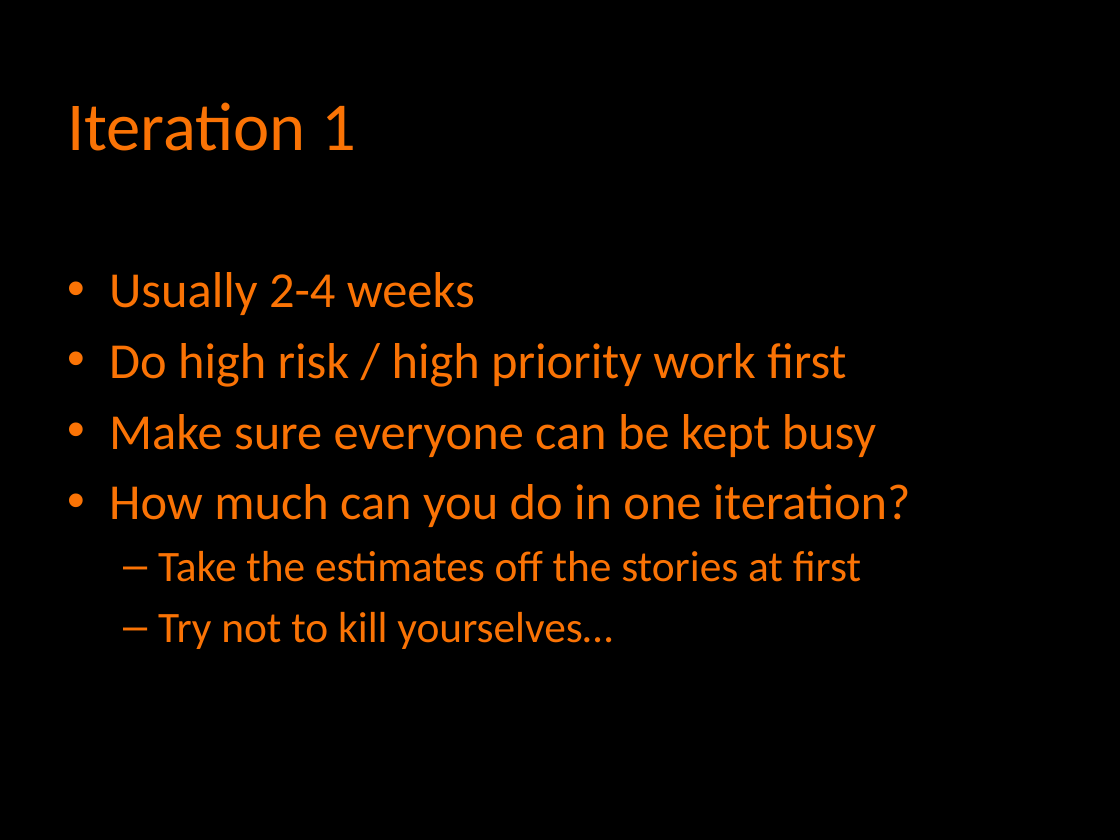
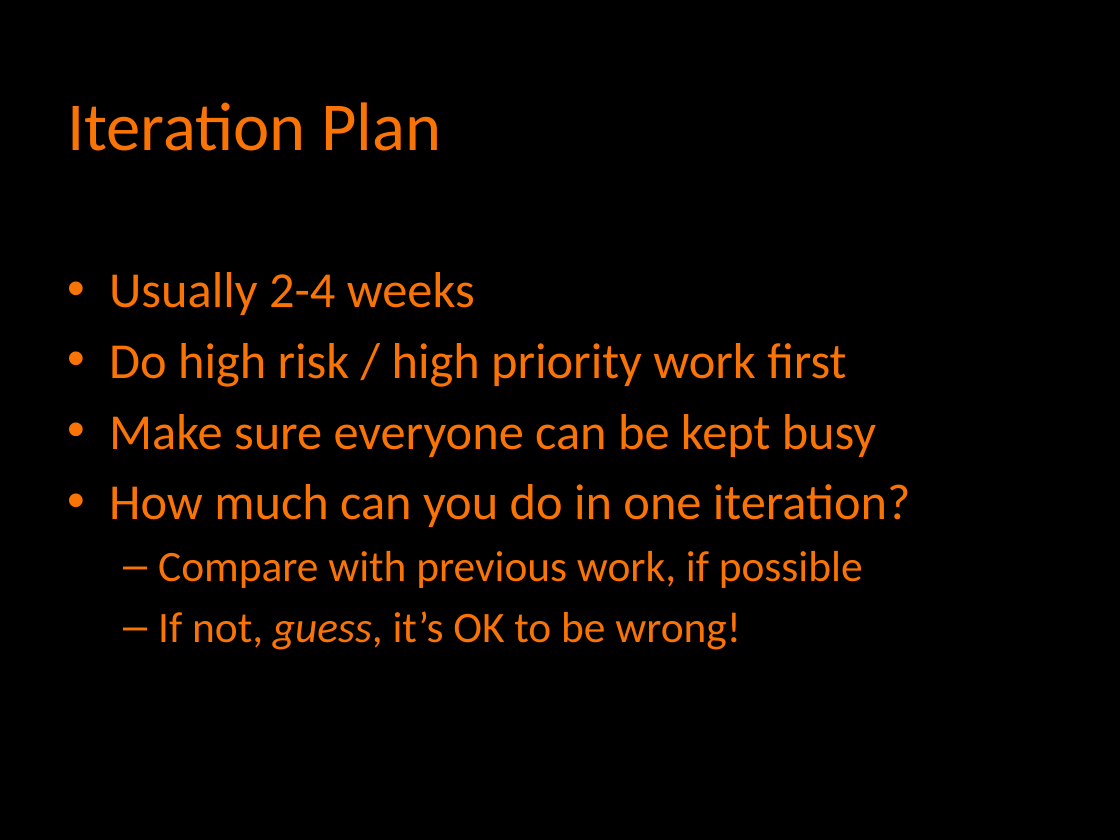
Before and after one commit to agilefire/November2010, a slide deck: slide 18 of Agile Firestarter Autumn 2010 Agile Estimation.pptx (slide 16 before the commit). Drawn at 1120x840 pixels with LibreOffice and Linux fonts; fonts in the diff are those of the drawing. Boxes give left, top, right and bottom in pixels: in the first picture for what was removed or moved away, otherwise in the second. Text is boxed around its words. In the diff, an @@ line names an element or a change of style, - is before the commit and + after.

```diff
--- a/Agile Firestarter Autumn 2010 Agile Estimation.pptx
+++ b/Agile Firestarter Autumn 2010 Agile Estimation.pptx
@@ title at (x1=67, y1=102, x2=441, y2=151): text changed @@
-Iteration 1
+Iteration Plan
@@ text at (x1=158, y1=551, x2=863, y2=650): text changed @@
-  – Take the estimates off the stories at first
-  – Try not to kill yourselves…
+  – Compare with previous work, if possible
+  – If not, guess, it’s OK to be wrong!
```
Also in this commit, not shown: 12 other slides changed, 3 slides added, 1 slide removed.
